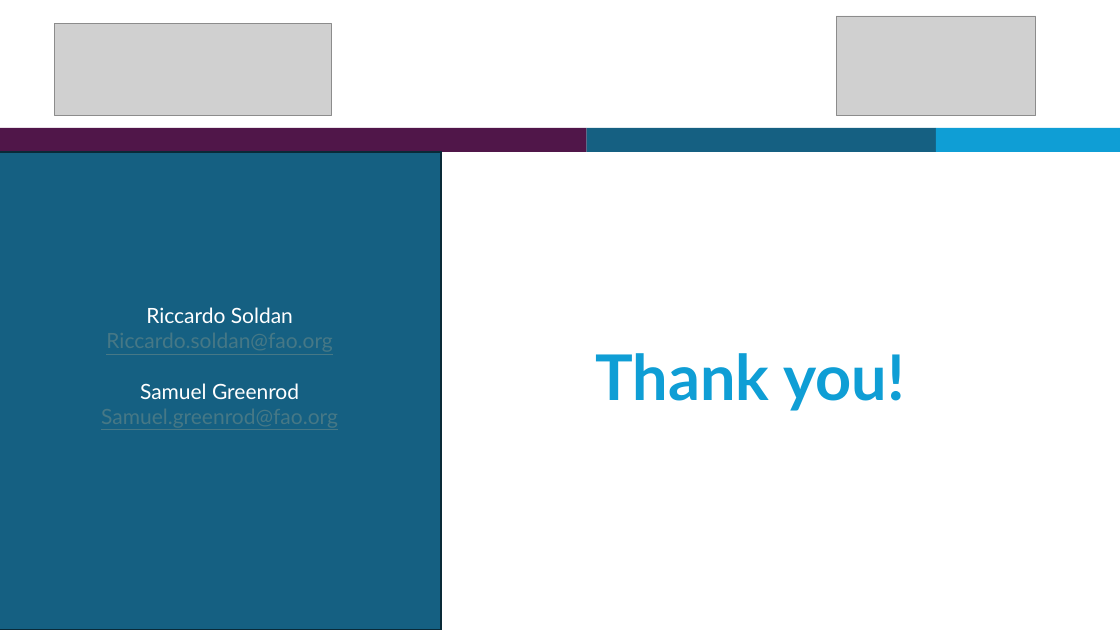
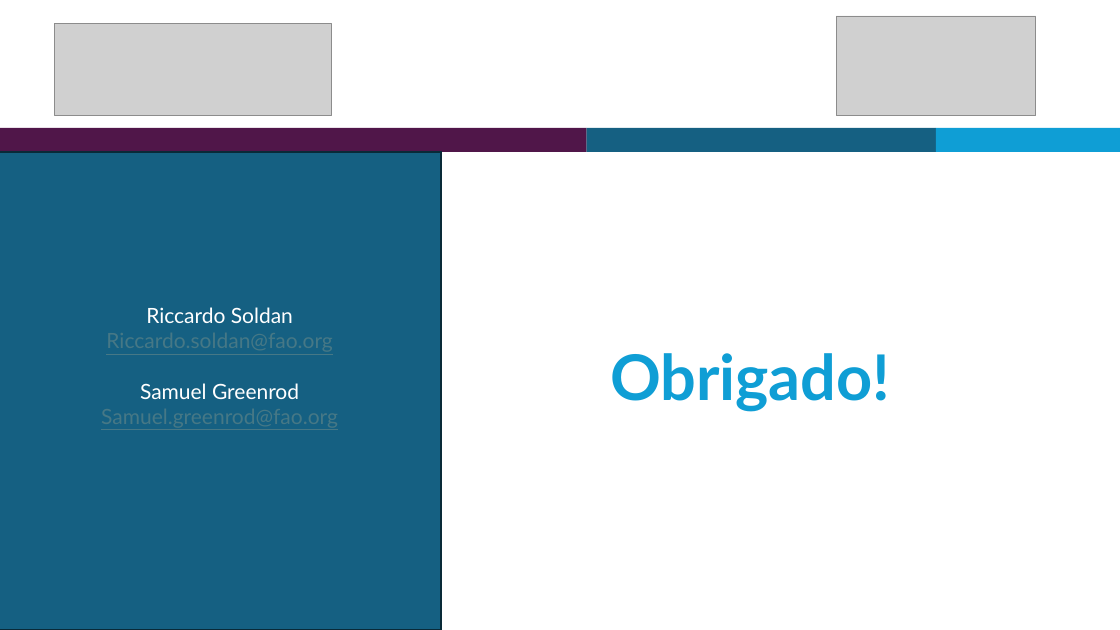
Before and after one commit to Risk-Team/trainings, a slide deck: slide 6 of STP/presentations/Environmental and Social risks.pptx. Drawn at 1120x630 pixels with LibreOffice and Linux fonts; fonts in the diff are those of the drawing; grey boxes stand for pictures. Boxes give left, top, right and bottom in pixels: in the first picture for what was removed or moved away, otherwise in the second. Text is boxed around its words. In the diff, an @@ line names an element or a change of style, - is before the commit and + after.

```diff
--- a/STP/presentations/Environmental and Social risks.pptx
+++ b/STP/presentations/Environmental and Social risks.pptx
@@ text at (610,353,890,412): text changed @@
-Thank you!
+Obrigado!
```
Also in this commit, not shown: 4 other files.
